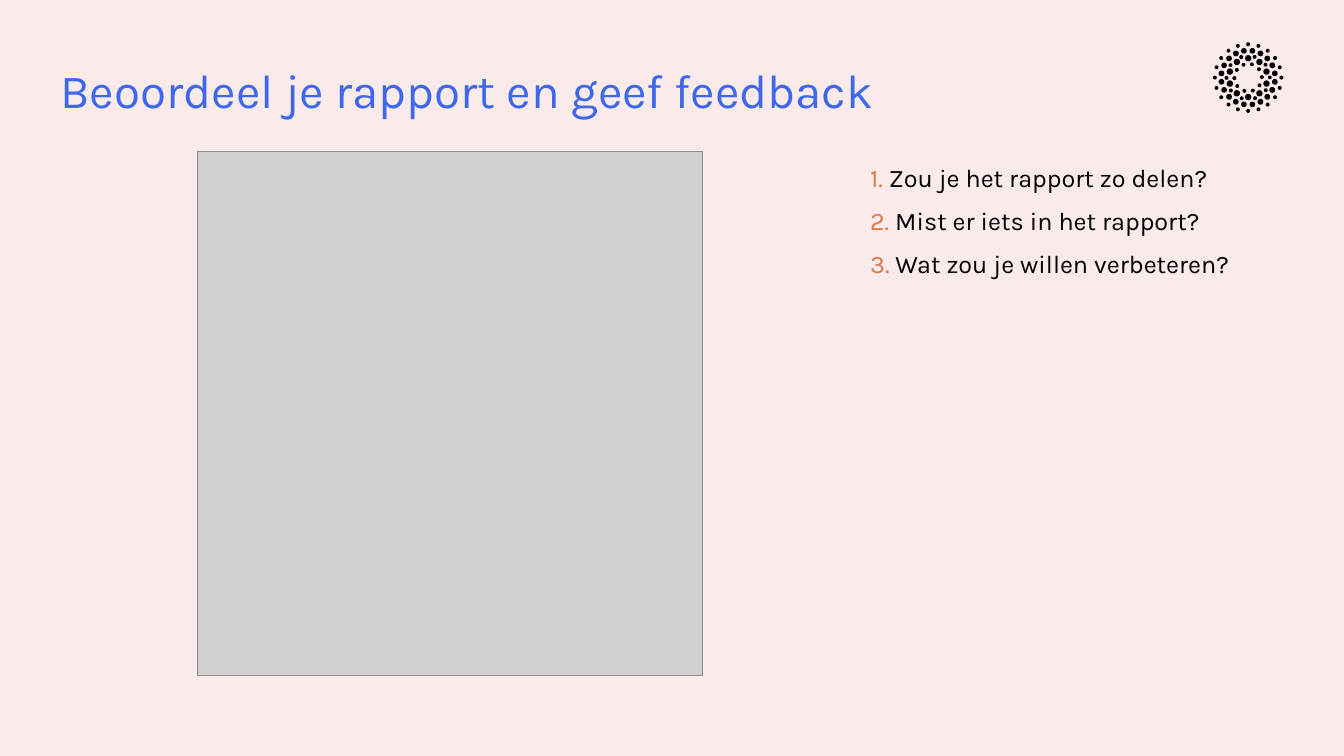
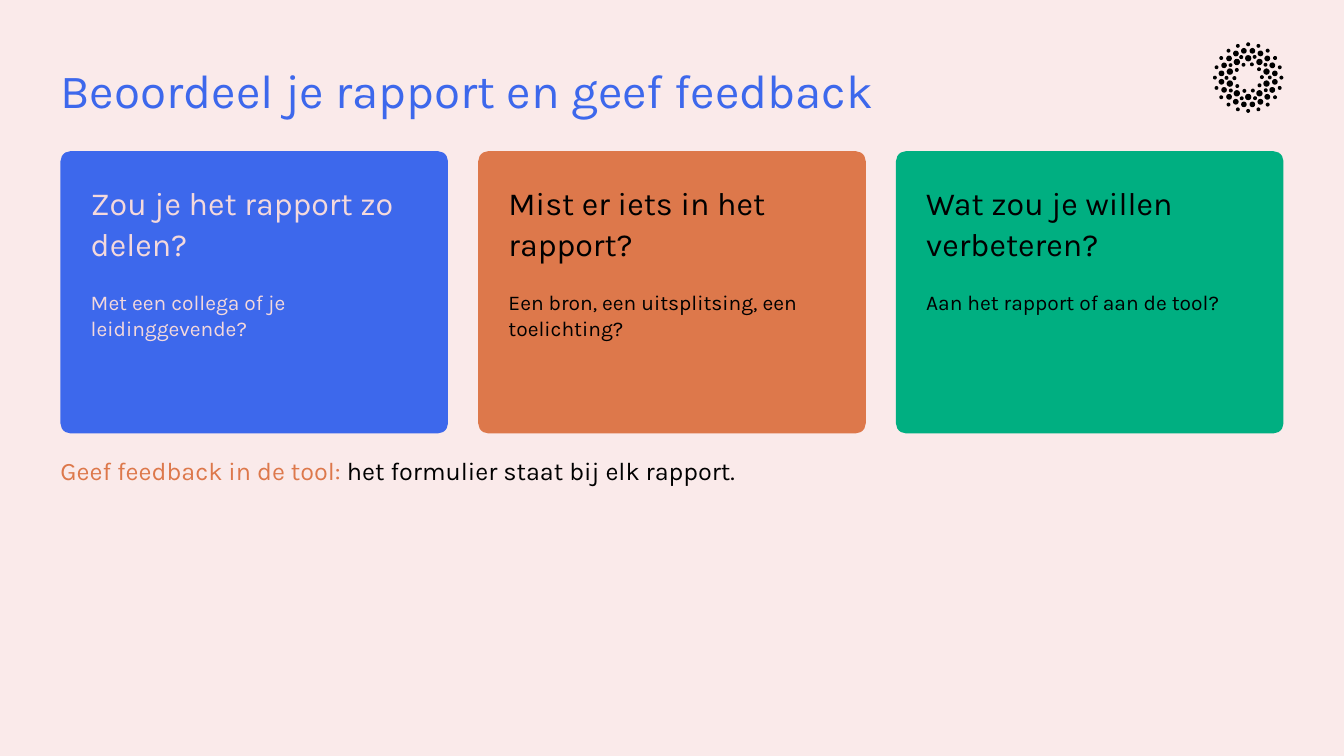
Before and after one commit to cedanl/clidev-presentaties, a slide deck: slide 18 of exports/261029_dair_onderwijsdata/261029_dair_onderwijsdata.pptx. Drawn at 1344x756 pixels with LibreOffice and Linux fonts; fonts in the diff are those of the drawing; grey boxes stand for pictures. Boxes give left, top, right and bottom in pixels: in the first picture for what was removed or moved away, otherwise in the second. Text is boxed around its words. In the diff, an @@ line names an element or a change of style, - is before the commit and + after.

```diff
--- a/exports/261029_dair_onderwijsdata/261029_dair_onderwijsdata.pptx
+++ b/exports/261029_dair_onderwijsdata/261029_dair_onderwijsdata.pptx
@@ rounded rectangle added at bbox=[60, 151, 448, 434], fill #3D68EC @@
@@ picture removed at bbox=[198, 151, 704, 676] @@
@@ rounded rectangle added at bbox=[478, 151, 865, 434], fill #DD784B @@
@@ rounded rectangle added at bbox=[896, 151, 1284, 434], fill #00AF81 @@
@@ text at bbox=[91, 193, 393, 257]: text changed; size 18 to 23 pt; text colour #000000 to #F4D9DC @@
-1. Zou je het rapport zo delen?
-2. Mist er iets in het rapport?
-3. Wat zou je willen verbeteren?
+Zou je het rapport zo delen?
@@ text added at bbox=[508, 193, 765, 264], 23 pt, text #000000 @@
+Mist er iets in het rapport?
@@ text added at bbox=[926, 193, 1173, 257], 23 pt, text #000000 @@
+Wat zou je willen verbeteren?
@@ text added at bbox=[91, 295, 285, 341], 15 pt, text #F4D9DC @@
+Met een collega of je leidinggevende?
@@ text added at bbox=[508, 295, 797, 341], 15 pt, text #000000 @@
+Een bron, een uitsplitsing, een toelichting?
@@ text added at bbox=[926, 295, 1219, 315], 15 pt, text #000000 @@
+Aan het rapport of aan de tool?
@@ text added at bbox=[60, 462, 735, 486], 18 pt, text #000000 @@
+Geef feedback in de tool: het formulier staat bij elk rapport.
```
Also in this commit, not shown: 3 other slides changed, 2 other files.
